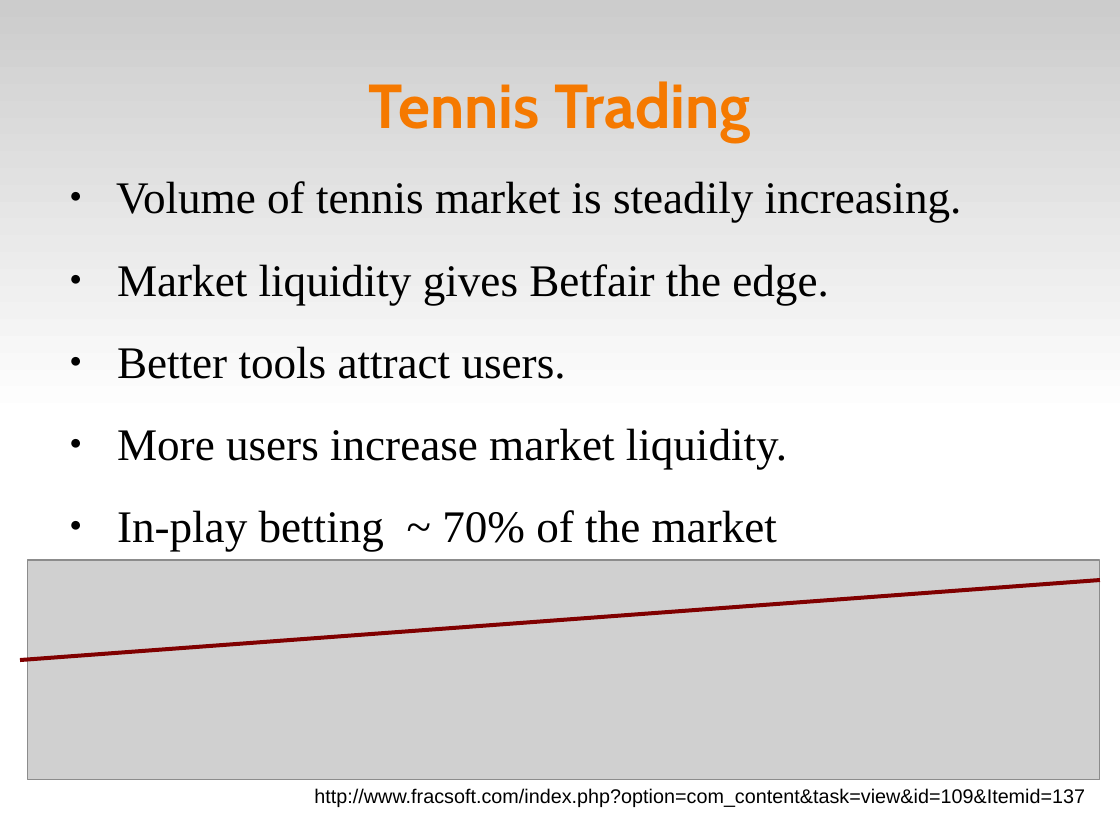
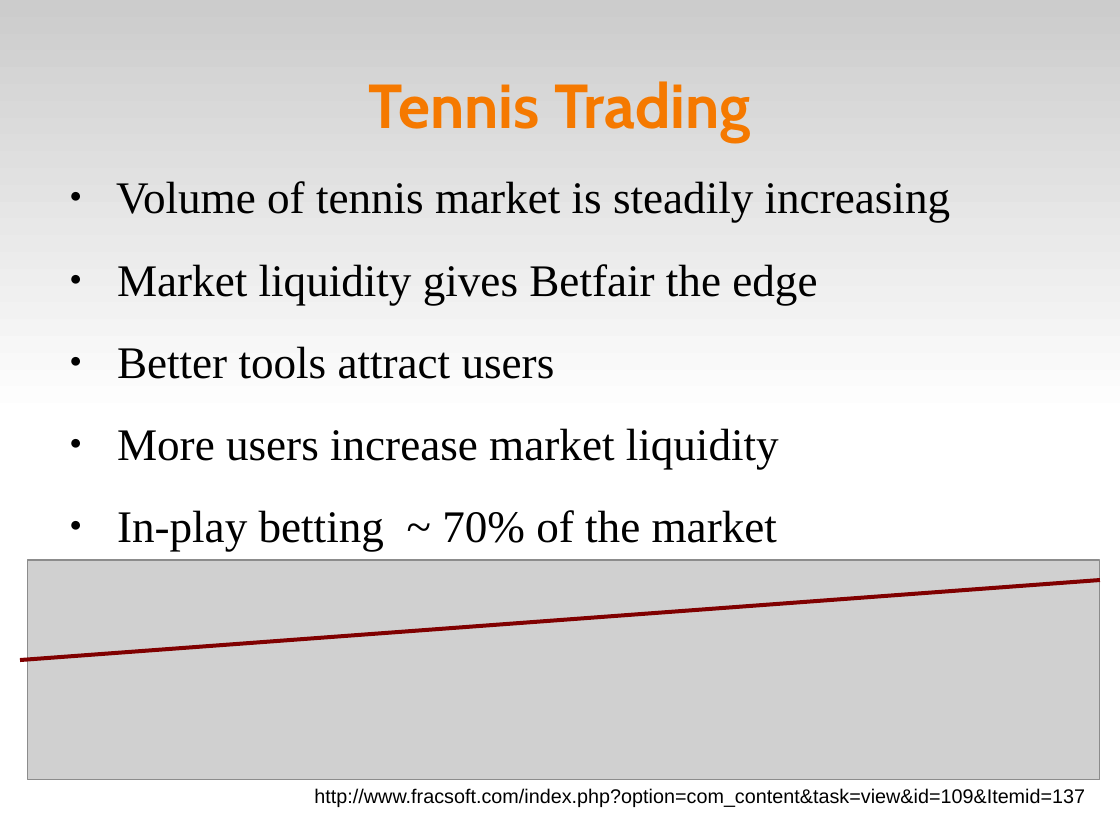
Before and after one commit to paul-g/protrade, a slide deck: slide 4 of docs/presentation/proTrader_presentation.odp. Drawn at 1120x840 pixels with LibreOffice and Linux fonts; fonts in the diff are those of the drawing; grey boxes stand for pictures. Boxes give left, top, right and bottom in pixels: in the first picture for what was removed or moved away, otherwise in the second. Text is boxed around its words. In the diff, an @@ line names an element or a change of style, - is before the commit and + after.

```diff
--- a/docs/presentation/proTrader_presentation.odp
+++ b/docs/presentation/proTrader_presentation.odp
@@ text at (x1=116, y1=181, x2=951, y2=469): text changed @@
-● Volume of tennis market is steadily increasing.
-● Market liquidity gives Betfair the edge.
-● Better tools attract users.
-● More users increase market liquidity.
+● Volume of tennis market is steadily increasing
+● Market liquidity gives Betfair the edge
+● Better tools attract users
+● More users increase market liquidity
```
Also in this commit, not shown: 2 other slides changed, 3 slides added, 3 other files.
